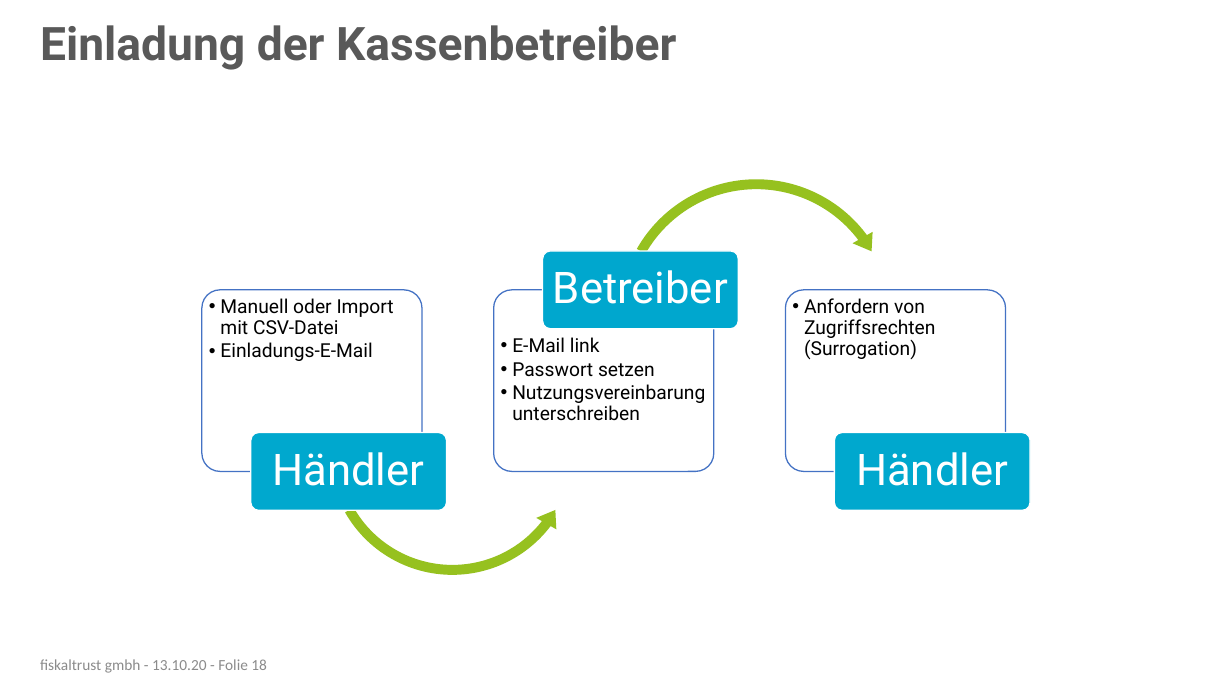
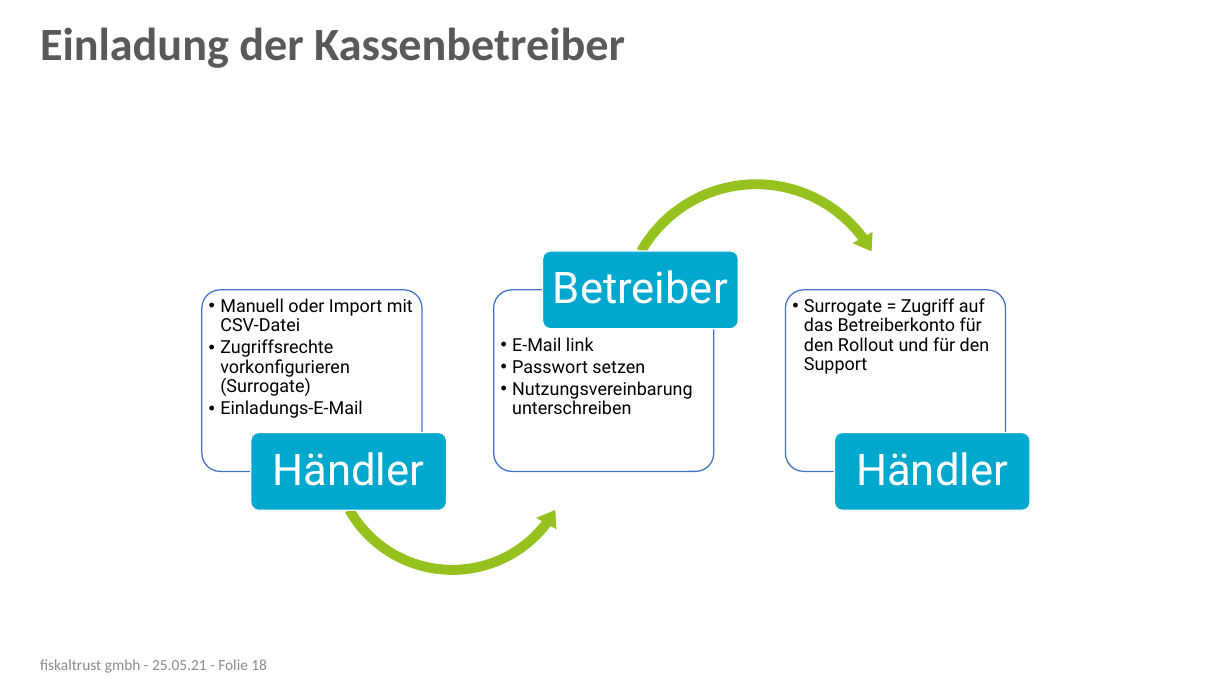
Before and after one commit to fiskaltrust/getting-started, a slide deck: slide 18 of posdealers/presentations/sales/media/posdealer-sales-rollout.pptx. Drawn at 1232x693 pixels with LibreOffice and Linux fonts; fonts in the diff are those of the drawing; background and template pictures are left out. Boxes give left, top, right and bottom in pixels: in the first picture for what was removed or moved away, otherwise in the second. Text is boxed around its words. In the diff, an @@ line names an element or a change of style, - is before the commit and + after.

```diff
--- a/posdealers/presentations/sales/media/posdealer-sales-rollout.pptx
+++ b/posdealers/presentations/sales/media/posdealer-sales-rollout.pptx
@@ title "Einladung der Kassenbetreiber" at box(40, 27, 625, 68): font Roboto to Calibri @@
@@ text at box(220, 298, 413, 418): size 15 to 14 pt in "Manuell oder Import mit CSV-Datei", "Einladungs-E-Mail" @@
@@ text at box(804, 298, 990, 374): text changed; size 15 to 14 pt @@
-  • Anfordern von Zugriffsrechten (Surrogation)
+  • Surrogate = Zugriff auf das Betreiberkonto für den Rollout und für den Support
@@ text at box(220, 339, 350, 396): paragraph added @@
+  • Zugriffsrechte vorkonfigurieren (Surrogate)
@@ text "E-Mail link" at box(512, 337, 693, 414): size 15 to 14 pt @@
@@ text at box(40, 659, 267, 673): text changed @@
-fiskaltrust gmbh - 13.10.20 - Folie 18
+fiskaltrust gmbh - 25.05.21 - Folie 18
```
Also in this commit, not shown: 17 other slides changed, 10 other files.
